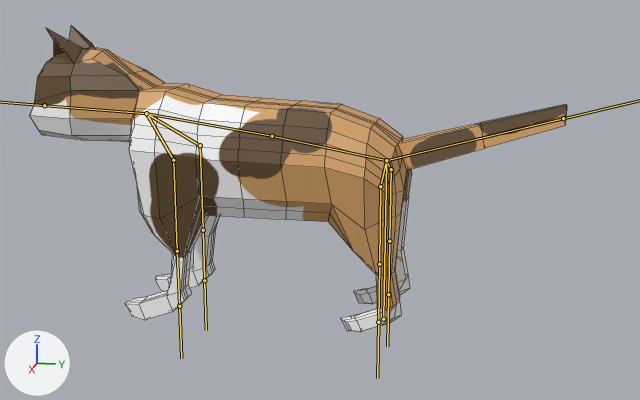
The FBX model T_and_J/Assets/Project/Prefabs/Models/Cat.fbx as it was, and as the next commit left it.
Camera for both pictures: a camera (50 mm lens) standing at (0.517, 0.063, 0.203) and looking at (0.018, -0.037, 0.079). Every picture has the same lights, and +X, +Y and +Z are marked at lower left. The bones that bend it are drawn over the model as lines. Mesh edges are drawn as thin lines.

The first picture shows 'Cat'.
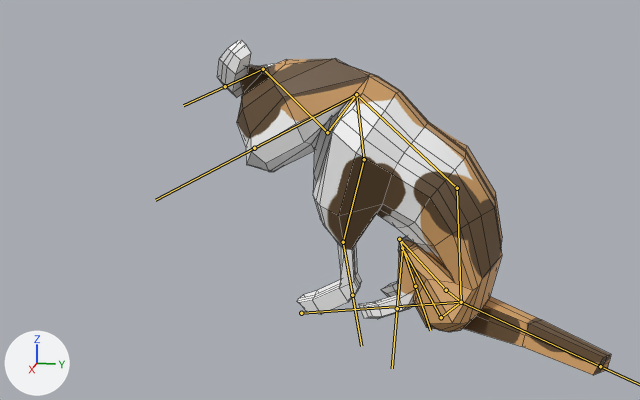
The newer file adds an action. The first version stands in its rest pose; the second is drawn at frame 13 of the action 'Armature|Grooming'.

What the commit changed:
Bone 'ROOT' (bone_root) moves from (0.0, 0.0, 0.0) to (0.0, 0.0, 0.0521).
Bone 'ROOT' (bone_root) turns from (0, 0, 0) to (-82, 0, 0) degrees about its own x, y and z.
Bone 'Spine1' (bone_spine1) turns from (0, 0, 0) to (6, 0, 0) degrees about its own x, y and z.
Bone 'Spine2' (bone_spine2) turns from (0, 0, 0) to (43, 0, 0) degrees about its own x, y and z.
Bone 'Head' (bone_head) turns from (0, 0, 0) to (65, 12, 4) degrees about its own x, y and z.
Bone 'FrontReg1.L' (bone_frontreg1_l) turns from (0, 0, 0) to (-7, -6, -21) degrees about its own x, y and z.
Bone 'FrontReg2.L' (bone_frontreg2_l) turns from (0, 0, 0) to (-23, -1, -7) degrees about its own x, y and z.
Bone 'Shoulder.R' (bone_shoulder_r) turns from (0, 0, 0) to (35, 2, -25) degrees about its own x, y and z.
Bone 'FrontReg1.R' (bone_frontreg1_r) turns from (0, 0, 0) to (28, 35, -55) degrees about its own x, y and z.
Bone 'FrontReg2.R' (bone_frontreg2_r) turns from (0, 0, 0) to (-2, -27, 82) degrees about its own x, y and z.
Bone 'Tail' (bone_tail) turns from (0, 0, 0) to (56, 40, -22) degrees about its own x, y and z.
Bone 'BackReg1.L' (bone_backreg1_l) turns from (0, 0, 0) to (63, 12, -9) degrees about its own x, y and z.
Bone 'BackReg2.L' (bone_backreg2_l) turns from (0, 0, 0) to (-142, 21, 13) degrees about its own x, y and z.
Bone 'BackReg1.R' (bone_backreg1_r) turns from (0, 0, 0) to (59, -13, 1) degrees about its own x, y and z.
Bone 'BackReg2.R' (bone_backreg2_r) turns from (0, 0, 0) to (-156, -8, -1) degrees about its own x, y and z.

Pixel boxes [x1, y1, x2, y2] of what changed, in the pictures (640 x 400 px):
'Cat', posed (27% narrower, 9% taller): before [29, 26, 567, 332]; after [217, 40, 611, 375]
bone 'ROOT', root to tip: before (383, 319) to (386, 160); after (301, 313) to (461, 302)
bone 'Spine1', root to tip: before (386, 160) to (272, 136); after (461, 302) to (457, 188)
bone 'Spine2', root to tip: before (272, 136) to (146, 113); after (457, 188) to (356, 94)
bone 'Head', root to tip: before (146, 113) to (44, 105); after (356, 94) to (254, 148)
bone 'FrontReg1.L', root to tip: before (173, 160) to (177, 251); after (364, 159) to (343, 242)
bone 'FrontReg2.L', root to tip: before (177, 251) to (179, 306); after (343, 242) to (352, 295)
bone 'Shoulder.R', root to tip: before (146, 113) to (200, 145); after (356, 94) to (327, 132)
bone 'FrontReg1.R', root to tip: before (200, 145) to (203, 230); after (327, 132) to (263, 69)
bone 'FrontReg2.R', root to tip: before (203, 230) to (204, 280); after (263, 69) to (225, 86)
bone 'Tail', root to tip: before (386, 160) to (563, 118); after (461, 302) to (600, 366)
bone 'BackReg1.L', root to tip: before (380, 186) to (379, 264); after (441, 317) to (402, 248)
bone 'BackReg2.L', root to tip: before (379, 264) to (378, 322); after (402, 248) to (397, 308)
bone 'BackReg1.R', root to tip: before (391, 169) to (389, 241); after (446, 290) to (399, 239)
bone 'BackReg2.R', root to tip: before (389, 241) to (388, 294); after (399, 239) to (415, 286)
